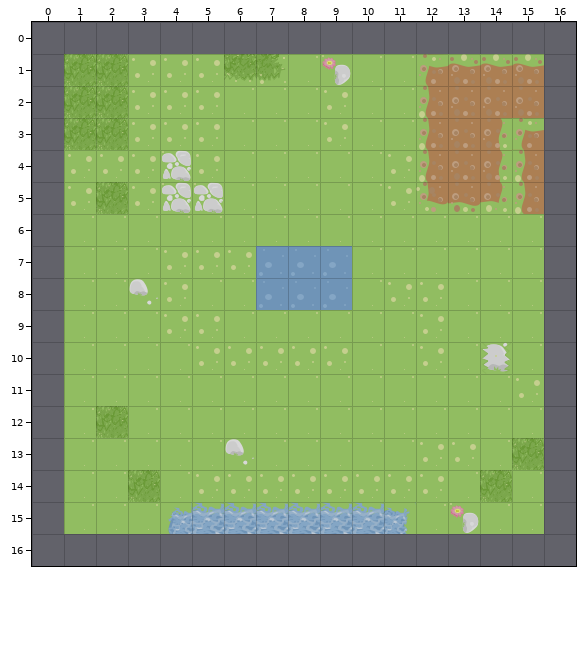
An edit to a level. Tiled map, Content/mapa.tmx. The picture above was drawn from the file before the commit.
Cells are 32x32 px. Shown: x 0..16, y 0..16. The old version is drawn lined up with the new one.
Now the later version:
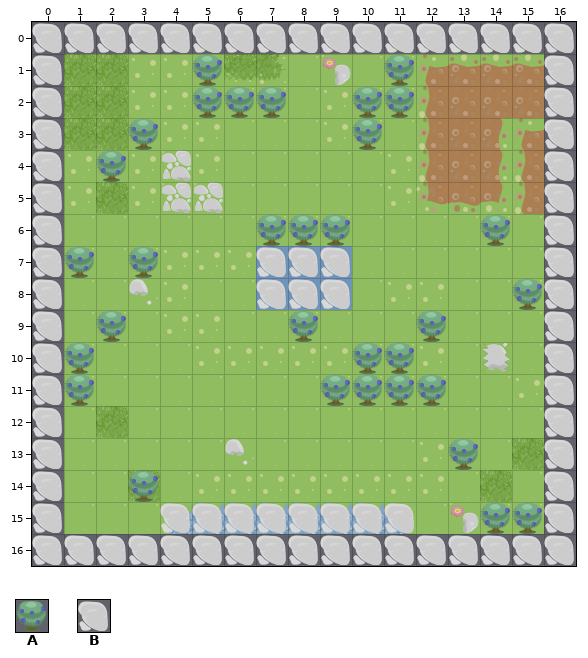
Key: from "hlavni": A 4 "blueberry_bush", B 61 "rock".
_ is an empty cell.
Tiles of an added or newly shown layer are drawn over the layers below it.
From old to new:
map size 15x15 -> 17x17 cells (old content now starts at 1,1; both pictures use the new coordinates)
Layer "Boruvky" (added):
Tile A now appears in row 1 at x 5 and 11; in row 2 at x 5 to 7 and 10 to 11; in row 3 at x 3 and 10; in row 4 at x 2; in row 6 at x 7 to 9 and 14; in row 7 at x 1 and 3.
Tile A now appears in row 8 at x 15; in row 9 at x 2, 8 and 12; in row 10 at x 1 and 10 to 11; in row 11 at x 1 and 9 to 12; in row 13 at x 13; in row 14 at x 3.
Tile A now appears in row 15 at x 14 to 15.
Layer "Collision" (added):
Tile B now appears in row 0 at x 0 to 16; in rows 1 to 6 at x 0 and 16; in rows 7 to 8 at x 0, 7 to 9 and 16; in rows 9 to 14 at x 0 and 16; in row 15 at x 0, 4 to 11 and 16; in row 16 at x 0 to 16.
Boxes around the changes in both pictures, in picture pixels (x1, y1, x2, y2):
added: (32, 23, 574, 565)
